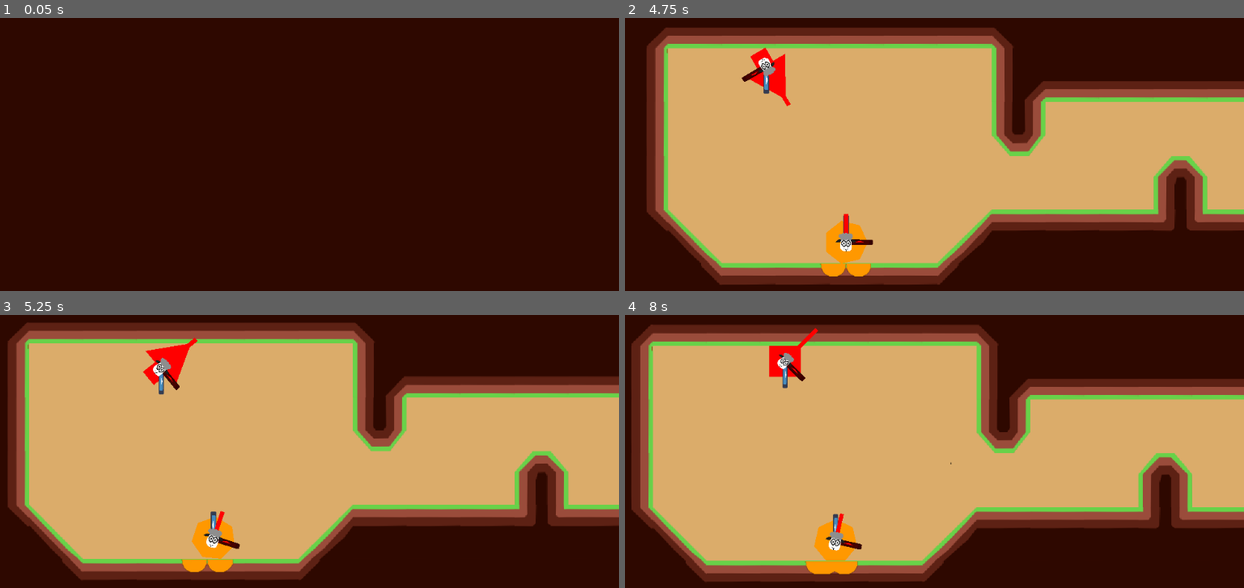
Above: before the commit, frames 1-4 (two rows, left to right).
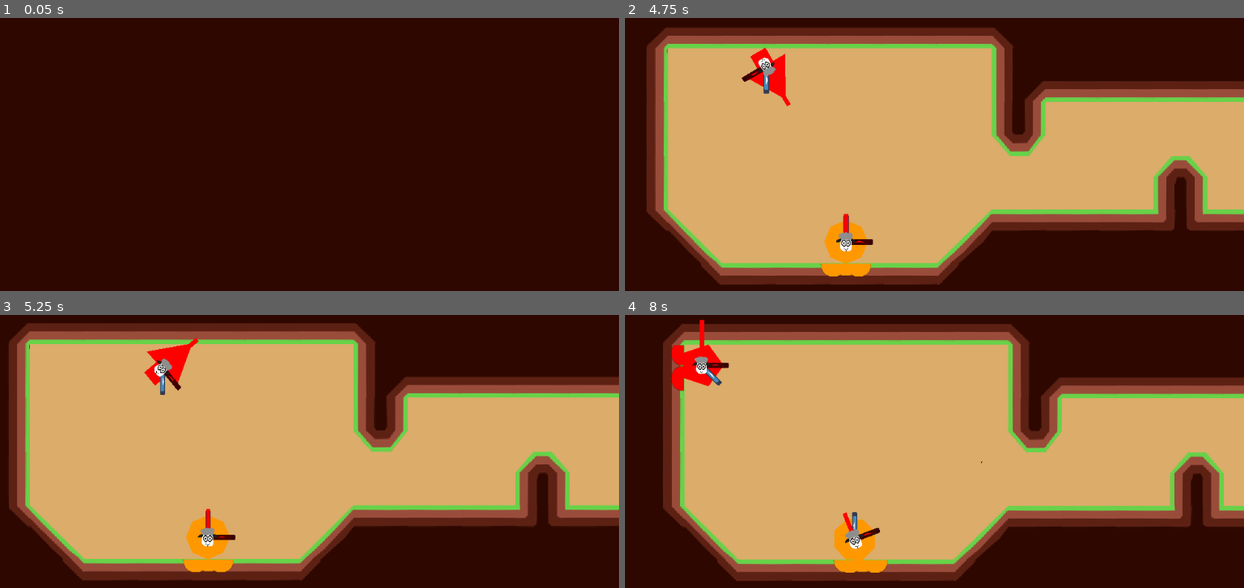
Above: after the commit, the same moments.

Repository: Pandaqi/rolling-in-the-sheepe
Game: Godot game, scene res://Main.tscn
Same seed, same stepped clock (60 frames per second), same inputs: the game is played once before the commit and once after it. The engine's default icon, where the game draws it, is replaced by a stand-in: a white triangle on a blue panel in a dark square.
Inputs (mouse positions are in pixels of both pictures, inside the frame that each line leads up to):
- Up to frame 1 (0.05 s): no input
- Up to frame 2 (4.75 s): move the mouse to (1064, 146) at 0.52 s; hold Right (ui_right) 0.53-1.28 s; tap K at 0.6, 3.6 s; click (1064, 146) at 0.67 s; move the mouse to (792, 181) at 1.27 s; hold Down (ui_down) 1.28-2.03 s; tap H at 1.35, 4.35 s; move the mouse to (984, 80) at 2.02 s; hold Right (ui_right) 2.03-2.78 s; tap B at 2.1 s; tap Enter at 2.75 s; move the mouse to (884, 239) at 2.77 s; hold Up (ui_up) 2.78-3.53 s; tap C at 2.85 s; click (884, 239) at 2.92 s; tap Space at 3.5 s; move the mouse to (1114, 220) at 3.52 s; hold Left (ui_left) from 3.53 s (still down); move the mouse to (724, 108) at 4.27 s
- Up to frame 3 (5.25 s): move the mouse to (328, 462) at 5.02 s; release Left (ui_left) at 5.03 s; hold Down (ui_down) from 5.03 s (still down); tap B at 5.1 s; click (328, 462) at 5.17 s
- Up to frame 4 (8 s): move the mouse to (823, 366) at 5.77 s; release Down (ui_down) at 5.78 s; hold Right (ui_right) 5.78-6.53 s; tap C at 5.85 s; move the mouse to (1064, 443) at 6.52 s; hold Up (ui_up) 6.53-7.28 s; tap K at 6.6 s; move the mouse to (792, 478) at 7.27 s; hold Right (ui_right) from 7.28 s (still down); tap H at 7.35 s; click (792, 478) at 7.42 s

Frame 1 is identical in both runs. In frame 2, 0.1% of the frame differs, in the area x 32-41%, y 74-95%; in frame 3, 3.6%; in frame 4, 24%, in the area x 1-100%, y 1-98%.
Error after the commit: Invalid get index 'ignore_size' (on base: 'Dictionary'). (res://scripts/room_modules/items.gd:45)

Commit message:
Most tutorials finished, some more rooms implemented (untested), plan for items/obstacles

Diff:
--- /dev/null
+++ b/scenes/locks/fast_gate.tscn
@@ -0,0 +1,11 @@
+[gd_scene load_steps=2 format=2]
+
+[ext_resource path="res://scripts/locks/fast_gate.gd" type="Script" id=1]
+
+[node name="FastGate" type="Node2D"]
+script = ExtResource( 1 )
+
+[node name="Timer" type="Timer" parent="."]
+one_shot = true
+
+[connection signal="timeout" from="Timer" to="." method="_on_Timer_timeout"]
--- /dev/null
+++ b/scenes/locks/float_lock.tscn
@@ -0,0 +1,9 @@
+[gd_scene load_steps=3 format=2]
+
+[ext_resource path="res://scripts/locks/float_lock.gd" type="Script" id=1]
+[ext_resource path="res://scenes/locks/label.tscn" type="PackedScene" id=2]
+
+[node name="FloatLock" type="Node2D"]
+script = ExtResource( 1 )
+
+[node name="Label" parent="." instance=ExtResource( 2 )]
--- /dev/null
+++ b/scenes/locks/slot_gate.tscn
@@ -0,0 +1,11 @@
+[gd_scene load_steps=2 format=2]
+
+[ext_resource path="res://scripts/locks/slot_gate.gd" type="Script" id=1]
+
+[node name="SlotGate" type="Node2D"]
+script = ExtResource( 1 )
+
+[node name="Timer" type="Timer" parent="."]
+one_shot = true
+
+[connection signal="timeout" from="Timer" to="." method="_on_Timer_timeout"]
--- a/scripts/edge.gd
+++ b/scripts/edge.gd
@@ -5,6 +5,8 @@
 
 var gate_scene = preload("res://scenes/locks/gate.tscn")
 var my_gate = null
+
+var col_layers = 1 + 8
 
 func set_type(new_type : String):
 	type = new_type
@@ -17,3 +19,13 @@
 func make_gate():
 	my_gate = gate_scene.instance()
 	add_child(my_gate)
+
+func open():
+	collision_layer = 0
+	collision_mask = 0
+	modulate.a = 0.1
+
+func close():
+	collision_layer = col_layers
+	collision_mask = col_layers
+	modulate.a = 1.0
--- a/scripts/globals/global_dict.gd
+++ b/scripts/globals/global_dict.gd
@@ -6,6 +6,8 @@
 
 	"unrealistic_glueing": true,
 	"unrealistic_rounding": true,
+
+	'wall_jump_strength': 0.3, # set to 0.0 for no wall jump, 1.0 for full effect
 
 	# TO DO: make toggelable in (technical) settings
 	"dynamic_tutorials": true,
@@ -52,7 +54,9 @@
 	"mass": { "frame": 2 },
 	"sacrifice": { "frame": 3, "gate": true },
 	"sacrifice_coin": { "frame": 4, "gate": true },
-	"button": { "frame": 5 }
+	"button": { "frame": 5 },
+	"slot_gate": { "frame": 6, "gate": true },
+	"fast_gate": { "frame": 7, "gate": true }
 }
 
 # NOTE: All their terrains must end in "_lock",
@@ -60,13 +64,20 @@
 var lock_types = {
 	"coin_lock": { "terrain": "lock", "tut": 35 },
 	"coin_lock_gate": { "coin": true, "terrain": "coin_gate_lock", "tut": 36 },
+
 	"mass_gate": { "terrain": "mass_gate_lock", "edge_type": "mass", "tut": 37 },
+
 	"sacrifice_gate": { "terrain": "sacrifice_lock", "edge_type": "sacrifice", "tut": 39 },
 	"sacrifice_coin_gate": { "coin": true, "terrain": "sacrifice_coin_lock", "edge_type": "sacrifice_coin", "tut": 40 },
+
 	"button_lock_regular": { "terrain": "button_lock", "edge_type": "button", "sub_type": "regular", "tut":41 },
 	"button_lock_timed": { "terrain": "button_lock", "edge_type": "button", "sub_type": "timed", "tut": 42 },
 	"button_lock_order": { "terrain": "button_lock", "edge_type": "button", "sub_type": "order", "tut": 43 },
-	"button_lock_simultaneous": { "terrain": "button_lock", "edge_type": "button", "sub_type": "simultaneous", "tut": 44 }
+	"button_lock_simultaneous": { "terrain": "button_lock", "edge_type": "button", "sub_type": "simultaneous", "tut": 44 },
+
+	"slot_gate": { "terrain": "slot_gate_lock", "edge_type": "slot_gate", "tut": 47 },
+	"fast_gate": { "terrain": "fast_gate_lock", "edge_type": "fast_gate", "tut": 48 },
+	"float_lock": { "terrain": "float_lock", "edge_type": "regular", "tut": 49 }
 }
 
 var item_types = {
@@ -111,5 +122,11 @@
 	"sacrifice_coin_lock": { "frame": 26, "category": "lock" },
 	"shop_lock": { "frame": 27, "category": "lock" },
 	"painter_lock": { "frame": 28, "category": "lock" },
-	"painter_holes_lock": { "frame": 29, "category": "lock" }
+	"painter_holes_lock": { "frame": 29, "category": "lock" },
+
+	"reverse_rounding": { "frame": 30, "category": "slicing", "tut": 46 },
+
+	"slot_gate_lock": { "frame": 31, 'category': 'lock' },
+	"fast_gate_lock": { "frame": 32, 'category': 'lock' },
+	"float_lock": { "frame": 33, 'category': 'lock' }
 }
--- a/scripts/locks/button_lock.gd
+++ b/scripts/locks/button_lock.gd
@@ -57,7 +57,7 @@
 	for i in range(num_buttons):
 		print("PLACING BUTTON")
 
-		var new_button = my_room.items.add_special_item({ 'type': "button_" + sub_type })
+		var new_button = my_room.items.add_special_item({ 'type': "button_" + sub_type , 'use_shrunk': true, 'ignore_size': true })
 		if not new_button: break
 
 		if sub_type == "order":
@@ -70,6 +70,9 @@
 
 	buttons_to_push = final_buttons_placed
 	update_label()
+
+func is_invalid() -> bool:
+	return buttons.size() <= 0
 
 func erase_all_buttons():
 	for btn in buttons:
--- /dev/null
+++ b/scripts/locks/fast_gate.gd
@@ -0,0 +1,34 @@
+extends "res://scripts/locks/lock_general.gd"
+
+const CLOSED_TIMER = { 'min': 5, 'max': 12 }
+const OPEN_TIMER = { 'min': 2, 'max': 5 }
+
+# Options: open or closed
+var cur_mode = "open"
+
+onready var timer = $Timer
+
+func _ready():
+	change_state()
+
+func _on_Timer_timeout():
+	change_state()
+
+func change_state():
+	var timer_bounds
+	if cur_mode == "open":
+		cur_mode = "closed"
+		timer_bounds = CLOSED_TIMER
+
+		for gate in my_room.gates:
+			gate.close()
+
+	elif cur_mode == "closed":
+		cur_mode = "open"
+		timer_bounds = OPEN_TIMER
+
+		for gate in my_room.gates:
+			gate.open()
+
+	timer.wait_time = rand_range(timer_bounds.min, timer_bounds.max)
+	timer.start()
--- /dev/null
+++ b/scripts/locks/float_lock.gd
@@ -0,0 +1,26 @@
+extends "res://scripts/locks/lock_general.gd"
+
+const TARGET_TIME_BOUNDS = { 'min': 7, 'max': 16 }
+
+var time_spent_in_air : float = 0.0
+var target_time : int = 0
+
+onready var label = $Label
+
+func _ready():
+	target_time = int(round(rand_range(TARGET_TIME_BOUNDS.min, TARGET_TIME_BOUNDS.max)))
+	update_label()
+
+func _physics_process(dt):
+	for entity in my_room.entities.get_them():
+		if entity.modules.mover.in_air: time_spent_in_air += dt
+
+	check_if_condition_fulfilled()
+
+func check_if_condition_fulfilled():
+	if time_spent_in_air < target_time: return
+	delete()
+
+func update_label():
+	var rounded_air_time = round(time_spent_in_air*10.0)/10.0
+	label.perform_update(str(rounded_air_time) + "/" + str(target_time) + " s")
--- a/scripts/locks/lock_general.gd
+++ b/scripts/locks/lock_general.gd
@@ -17,6 +17,9 @@
 
 func set_sub_type(tp : String):
 	pass
+
+func is_invalid() -> bool:
+	return false
 
 func convert_connection_to_gate():
 	print("Trying to convert connection to gate")
--- /dev/null
+++ b/scripts/locks/slot_gate.gd
@@ -0,0 +1,36 @@
+extends "res://scripts/locks/lock_general.gd"
+
+onready var timer = $Timer
+
+const TIME_BOUNDS = { 'min': 4, 'max': 10 }
+var open_gate = null
+
+var num_timer_timeouts = 0
+
+const STOP_CLOSING_GATES_THRESHOLD : int = 13
+
+func _ready():
+	_on_Timer_timeout()
+
+func _on_Timer_timeout():
+	restart_timer()
+	change_open_gates()
+	num_timer_timeouts += 1
+
+func restart_timer():
+	timer.wait_time = rand_range(TIME_BOUNDS.min, TIME_BOUNDS.max) + num_timer_timeouts
+	timer.start()
+
+func change_open_gates():
+	var my_gates = my_room.gates
+	if my_gates.size() <= 0: return
+
+	var gate_to_close = open_gate
+	if num_timer_timeouts > STOP_CLOSING_GATES_THRESHOLD: gate_to_close = null
+
+	var gate_to_open = randi() % my_gates.size()
+
+	if gate_to_close: gate_to_close.close()
+
+	open_gate = my_gates[gate_to_open]
+	open_gate.open()
--- a/scripts/map/dynamic_tutorial.gd
+++ b/scripts/map/dynamic_tutorial.gd
@@ -97,6 +97,9 @@
 	return thing_planned
 
 func on_usage_of(kind : String, type : String):
+	if not things_taught.has(kind): return
+	if not things_to_teach.has(kind): return
+
 	var not_in_this_game = not (type in things_to_teach[kind])
 	var already_used = (type in things_taught[kind])
 	if already_used or not_in_this_game: return
--- a/scripts/map/room_picker.gd
+++ b/scripts/map/room_picker.gd
@@ -85,6 +85,10 @@
 func set_wanted_room_parameters(params):
 	params.place_finish = route_generator.should_place_finish()
 	params.place_lock = route_generator.should_place_lock()
+
+	# UPGRADE: no two locks directly after each other
+	if params.prev_room and params.prev_room.lock.has_lock():
+		params.place_lock = false
 
 	# if we need a lock, but we don't have any taught yet
 	# forbid it, but place a tutorial for a lock at the nearest opportunity
--- a/scripts/map/special_elements.gd
+++ b/scripts/map/special_elements.gd
@@ -49,7 +49,7 @@
 
 	# determine location
 	# NOTE: "tile" means we KNOW it's a filled tile in the tilemap
-	var grid_pos = room.items.get_free_tile_inside()
+	var grid_pos = room.items.get_free_tile_inside(params)
 	if not grid_pos: return null
 
 	# determine rotation (based on neighbors OR slope dir) => if none possible, abort
--- a/scripts/map/terrain.gd
+++ b/scripts/map/terrain.gd
@@ -106,7 +106,7 @@
 			var temp_pos = rect.pos + Vector2(x,y)
 
 			var already_has_terrain = (tilemap_terrain.get_cellv(temp_pos) != -1) and map.get_room_at(temp_pos)
-			var inside_growth_area = (x == 0 or x == (rect.size.x-1) or y == 0 or y == (rect.size.y - 1))
+			var inside_growth_area = rect.inside_growth_area(Vector2(x,y))
 
 			if already_has_terrain and inside_growth_area:
 				if not overwrites_terrain: continue
--- a/scripts/module_map_reader.gd
+++ b/scripts/module_map_reader.gd
@@ -148,6 +148,9 @@
 		"bomb":
 			item_reader.make_bomb()
 
+		"reverse_rounding":
+			body.get_node("Rounder").reverse_rounding = true
+
 func undo_effect_of_cell(cell):
 	if not cell: return
 
@@ -208,6 +211,9 @@
 
 		"bomb":
 			item_reader.undo_bomb()
+
+		"reverse_rounding":
+			body.get_node("Rounder").reverse_rounding = false
 
 func finish():
 	has_finished = true
--- a/scripts/module_mover.gd
+++ b/scripts/module_mover.gd
@@ -25,6 +25,7 @@
 const TIME_PENALTY_STANDSTILL_TELEPORT : float = 6.0
 
 var normal_vec : Vector2
+var jump_vec : Vector2
 var in_air : bool = false
 
 var velocity_last_frame : Vector2
@@ -97,8 +98,8 @@
 	var grav_scale_absolute = abs(body.gravity_scale)
 	if grav_scale_absolute == 0: grav_scale_absolute = 1.0
 
-	var jump_vec = normal_vec * JUMP_FORCE * grav_scale_absolute * size_speed_multiplier
-	body.apply_central_impulse(jump_vec)
+	var final_jump_vec = jump_vec * JUMP_FORCE * grav_scale_absolute * size_speed_multiplier
+	body.apply_central_impulse(final_jump_vec)
 
 func _physics_process(_dt):
 	size_speed_multiplier = shaper.approximate_radius_as_ratio()
@@ -178,9 +179,12 @@
 	var dirs = [Vector2.RIGHT, Vector2.DOWN, Vector2.LEFT, Vector2.UP]
 
 	normal_vec = Vector2.ZERO
+	jump_vec = Vector2.ZERO
 
 	var num_hits = 0
-	for dir in dirs:
+	var sides_with_hit = [false,false,false,false]
+	for i in range(4):
+		var dir = dirs[i]
 		var raycast_dist = shaper.get_bounding_box_along_vec(dir) + EXTRA_RAYCAST_MARGIN
 		var end = start + dir*raycast_dist
 
@@ -190,10 +194,14 @@
 		var result = space_state.intersect_ray(start, end, exclude, collision_layer)
 		if not result: continue
 
+		sides_with_hit[i] = true
 		normal_vec += result.normal
 		num_hits += 1
 
 	in_air = (num_hits <= 0)
+	if not in_air: normal_vec /= float(num_hits) # without if-check there's div by 0
+
+	jump_vec = normal_vec
 
 	if num_hits == 0 or not should_modify_jump_normal():
 		# NOTE: Need to do it this way
@@ -201,10 +209,18 @@
 		var jump_dir = 1
 		if gravity_dir == -1: jump_dir = -1
 
-		normal_vec = Vector2.UP*jump_dir
+		# TO DO: move outside this if-statement? Nah, would cause other troubles
+		var extra_vec = Vector2.ZERO
+		var factor = GlobalDict.cfg.wall_jump_strength
+
+		if sides_with_hit[0]:
+			extra_vec += Vector2.LEFT
+		if sides_with_hit[2]:
+			extra_vec += Vector2.RIGHT
+
+		jump_vec = (Vector2.UP + factor*extra_vec).normalized() * jump_dir
+
 		return
-
-	normal_vec /= float(num_hits)
 
 func debug_draw():
 	$NormalVec.rotation = -body.rotation + normal_vec.angle()
--- a/scripts/module_rounder.gd
+++ b/scripts/module_rounder.gd
@@ -14,6 +14,7 @@
 var is_malformed : float = false
 
 var grow_instead_of_rounding : float = false
+var reverse_rounding : float = false
 
 var grow_mode = ""
 
@@ -39,17 +40,30 @@
 
 	# We now have a value between 0->1 which tells us which FRACTION
 	# of that time we spent not-rolling
-	if average_airtime > 0.5:
-		if GlobalDict.cfg.unrealistic_rounding:
-			become_more_malformed_unrealistic()
-		else:
-			become_more_malformed()
+	var what_to_do = "round"
+	if average_airtime > 0.5: what_to_do = "malform"
+
 	else:
 		if GlobalDict.cfg.unrealistic_rounding:
 			become_more_round_unrealistic()
 		else:
 			become_more_round()
 
+	if reverse_rounding:
+		if what_to_do == "round": what_to_do = "malform"
+		else: what_to_do = "round"
+
+	if what_to_do == "round":
+		if GlobalDict.cfg.unrealistic_rounding:
+			become_more_round_unrealistic()
+		else:
+			become_more_round()
+	elif what_to_do == "malform":
+		if GlobalDict.cfg.unrealistic_rounding:
+			become_more_malformed_unrealistic()
+		else:
+			become_more_malformed()
+
 	average_airtime = 0.0
 
 func become_more_round_unrealistic():
--- a/scripts/room_modules/items.gd
+++ b/scripts/room_modules/items.gd
@@ -31,9 +31,10 @@
 
 			tiles_inside.append(temp_pos)
 
-func get_free_tile_inside():
+func get_free_tile_inside(params = {}):
 	tiles_inside.shuffle()
 	for tile in tiles_inside:
+		if params.use_shrunk and rect.inside_growth_area_global(tile): continue
 		if map.get_cell(tile).special: continue
 
 		return tile
@@ -41,8 +42,7 @@
 func add_special_item(params = {}):
 	# TO DO: find actual good requirements for this
 	var fit_for_special_item = (rect.get_area() >= 9)
-
-	if not fit_for_special_item: return null
+	if not params.ignore_size and not fit_for_special_item: return null
 
 	var elem = map.special_elements.place(parent, params)
 	if not elem: return null
--- a/scripts/room_modules/lock.gd
+++ b/scripts/room_modules/lock.gd
@@ -24,16 +24,11 @@
 func has_lock():
 	return (lock_module != null)
 
-func add_lock():
+# Returns whether it was a SUCCESS or a FAIL
+# (if a fail, we don't definitively set it, so the algorithm will keep trying on subsequent rooms)
+func add_lock() -> bool:
 	var rand_type = map.dynamic_tutorial.get_random('lock', parent)
 	var data = GlobalDict.lock_types[rand_type]
-
-	var related_edge = "regular"
-	if data.has("edge_type"): related_edge = data.edge_type
-	outline.create_border_around_us({ 'type': related_edge })
-
-	var related_terrain = data.terrain
-	map.terrain.paint(parent, related_terrain)
 
 	# button locks have many different (similar) variants, so we do that via subtypes
 	var rand_sub_type = null
@@ -47,12 +42,24 @@
 
 	if rand_sub_type: scene.set_sub_type(rand_sub_type)
 
-	lock_module = scene
 	map.add_child(scene)
 
+	if scene.is_invalid():
+		scene.delete()
+		return false
+
+	var related_edge = "regular"
+	if data.has("edge_type"): related_edge = data.edge_type
+	outline.create_border_around_us({ 'type': related_edge })
+
+	var related_terrain = data.terrain
+	map.terrain.paint(parent, related_terrain)
+
+	lock_module = scene
 	map.dynamic_tutorial.on_usage_of('lock', rand_type)
 
 	print("Should add lock now")
+	return true
 
 func remove_lock():
 	outline.remove_border_around_us()
@@ -78,9 +85,10 @@
 func check_planned_lock():
 	if not lock_planned: return
 
-	add_lock()
+	var success = add_lock()
+	if not success: return
+
 	lock_planned = false
-
 	route_generator.placed_lock()
 
 func record_button_push(pusher):
--- a/scripts/room_modules/rect.gd
+++ b/scripts/room_modules/rect.gd
@@ -42,6 +42,12 @@
 
 func get_shrunk():
 	return shrunk
+
+func inside_growth_area(p:Vector2):
+	return (p.x == 0 or p.x == (size.x-1) or p.y == 0 or p.y == (size.y - 1))
+
+func inside_growth_area_global(p:Vector2):
+	return inside_growth_area(p - pos)
 
 func save_cur_size_as_shrunk():
 	shrunk = { 'pos': pos, 'size': size }
--- a/tileset_terrain.tres
+++ b/tileset_terrain.tres
@@ -423,3 +423,59 @@
 29/shape_one_way_margin = 0.0
 29/shapes = [  ]
 29/z_index = 0
+30/name = "tileset_terrain.png 30"
+30/texture = ExtResource( 1 )
+30/tex_offset = Vector2( 0, 0 )
+30/modulate = Color( 1, 1, 1, 1 )
+30/region = Rect2( 384, 192, 64, 64 )
+30/tile_mode = 0
+30/occluder_offset = Vector2( 0, 0 )
+30/navigation_offset = Vector2( 0, 0 )
+30/shape_offset = Vector2( 0, 0 )
+30/shape_transform = Transform2D( 1, 0, 0, 1, 0, 0 )
+30/shape_one_way = false
+30/shape_one_way_margin = 0.0
+30/shapes = [  ]
+30/z_index = 0
+31/name = "tileset_terrain.png 31"
+31/texture = ExtResource( 1 )
+31/tex_offset = Vector2( 0, 0 )
+31/modulate = Color( 1, 1, 1, 1 )
+31/region = Rect2( 448, 192, 64, 64 )
+31/tile_mode = 0
+31/occluder_offset = Vector2( 0, 0 )
+31/navigation_offset = Vector2( 0, 0 )
+31/shape_offset = Vector2( 0, 0 )
+31/shape_transform = Transform2D( 1, 0, 0, 1, 0, 0 )
+31/shape_one_way = false
+31/shape_one_way_margin = 0.0
+31/shapes = [  ]
+31/z_index = 0
+32/name = "tileset_terrain.png 32"
+32/texture = ExtResource( 1 )
+32/tex_offset = Vector2( 0, 0 )
+32/modulate = Color( 1, 1, 1, 1 )
+32/region = Rect2( 0, 256, 64, 64 )
+32/tile_mode = 0
+32/occluder_offset = Vector2( 0, 0 )
+32/navigation_offset = Vector2( 0, 0 )
+32/shape_offset = Vector2( 0, 0 )
+32/shape_transform = Transform2D( 1, 0, 0, 1, 0, 0 )
+32/shape_one_way = false
+32/shape_one_way_margin = 0.0
+32/shapes = [  ]
+32/z_index = 0
+33/name = "tileset_terrain.png 33"
+33/texture = ExtResource( 1 )
+33/tex_offset = Vector2( 0, 0 )
+33/modulate = Color( 1, 1, 1, 1 )
+33/region = Rect2( 64, 256, 64, 64 )
+33/tile_mode = 0
+33/occluder_offset = Vector2( 0, 0 )
+33/navigation_offset = Vector2( 0, 0 )
+33/shape_offset = Vector2( 0, 0 )
+33/shape_transform = Transform2D( 1, 0, 0, 1, 0, 0 )
+33/shape_one_way = false
+33/shape_one_way_margin = 0.0
+33/shapes = [  ]
+33/z_index = 0
Binary file changed: assets/edges.png
Binary file changed: assets/tileset_terrain.png
Binary file changed: assets/tutorials.png
Not shown, changed: non_game/Assets.afdesign
Not shown, changed: non_game/Tutorial.afdesign
Not shown, changed: non_game/[Devlog] Rolling in the Sheepe.docx
Not shown, changed: non_game/[Idea] Rolling in the Sheepe.docx
Not shown, changed: non_game/[To Do] Rolling in the Sheepe.docx
